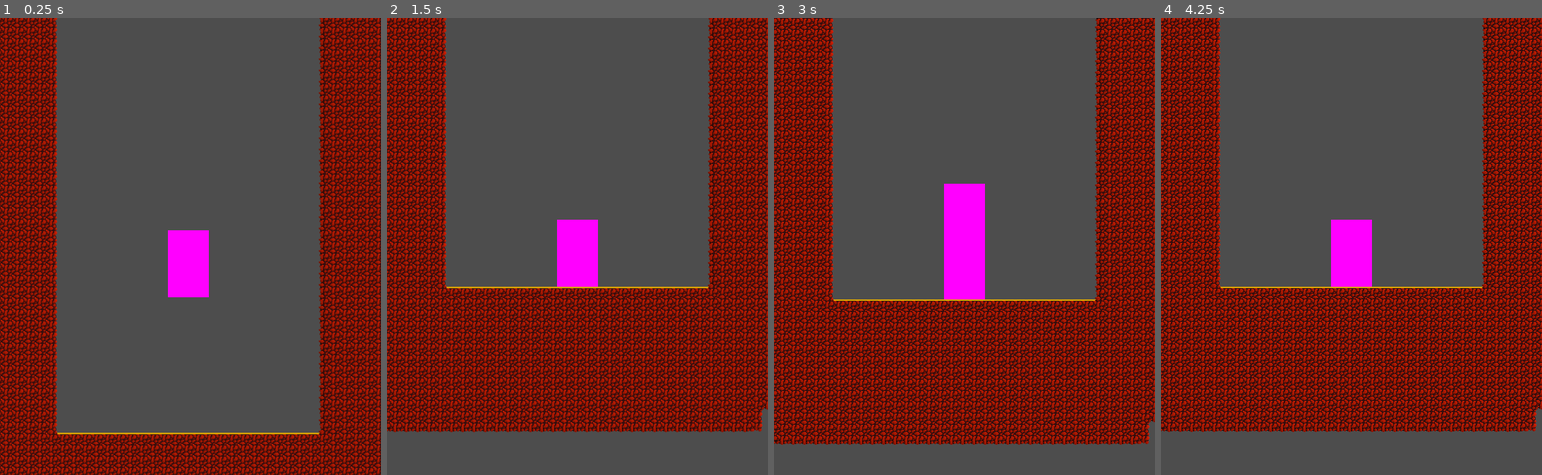
Above: before the commit, frames 1-4 (left to right).
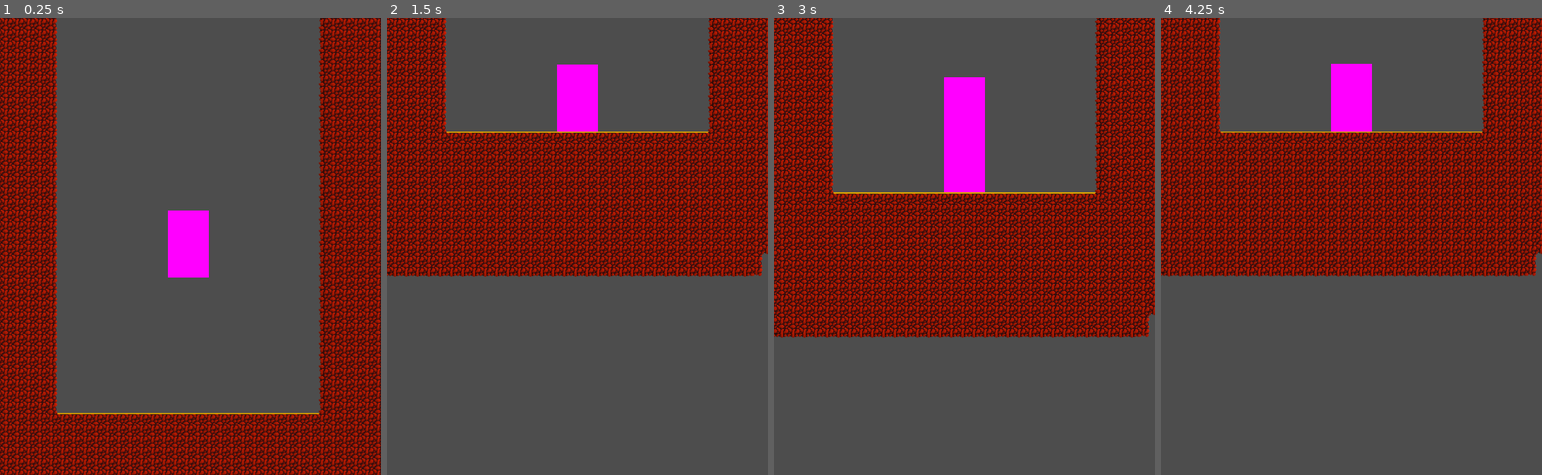
Above: after the commit, the same moments.

Repository: esoccoli/devcade-giga-game
Game: Godot game, scene res://scenes/main.tscn
Same seed, same stepped clock (60 frames per second), same inputs: the game is played once before the commit and once after it.
Inputs:
- Up to frame 1 (0.25 s): no input
- Up to frame 2 (1.5 s): no input
- Up to frame 3 (3 s): tap Enter at 2 s; tap Space at 2.75 s
- Up to frame 4 (4.25 s): no input

The runs differ from the first frame. In frame 1, 31% of the frame differs, in the area x 0-100%, y 0-100%; in frame 2, 68%; in frame 3, 59%; in frame 4, 69%, in the area x 0-100%, y 0-91%.

Commit message:
got level loading to work

Diff:
--- /dev/null
+++ b/world-of-wallhoppers/assets/scripts/StartScreen/level_select.gd
@@ -0,0 +1,117 @@
+extends Control
+
+@export var levels: Array[SceneDesriptors]
+
+@onready var grid_container: GridContainer = $"CenterContainer/GridContainer"
+
+
+# Called when the node enters the scene tree for the first time.
+func _ready() -> void:
+	for level in levels:
+		var new_button := TextureButton.new()
+
+		new_button.name = level.name;
+
+		var normal_texture:   Image = level.texture.get_image()
+		var pressed_texture:  Image = level.texture.get_image()
+		var hover_texture:    Image = level.texture.get_image()
+		var disabled_texture: Image = level.texture.get_image()
+		var focused_texture:  Image = level.texture.get_image()
+
+		darken_image(pressed_texture, 0.6)
+
+		darken_image(hover_texture, 0.3)
+
+		darken_image(disabled_texture, 1)
+
+		var edge_color: Color;
+		edge_color.r = 0.8;
+		edge_color.g = 0.8;
+		edge_color.b = 0.8;
+		edge_color.a = 1.0;
+
+		add_edge(focused_texture, edge_color, 1)
+
+		new_button.texture_normal   = ImageTexture.create_from_image(normal_texture)
+		new_button.texture_pressed  = ImageTexture.create_from_image(pressed_texture)
+		new_button.texture_hover    = ImageTexture.create_from_image(hover_texture)
+		new_button.texture_disabled = ImageTexture.create_from_image(disabled_texture)
+		new_button.texture_focused  = ImageTexture.create_from_image(focused_texture)
+
+		var function = load_level.bind(level)
+		new_button.pressed.connect(function)
+
+		grid_container.add_child(new_button)
+
+func load_level(level: SceneDesriptors) -> void:
+	print("loading level: " + level.name)
+	get_tree().change_scene_to_packed(level.scene)
+
+
+func add_edge(image: Image, color: Color, border_width: int):
+	var width: int = image.get_width()
+	var height: int = image.get_height()
+
+	for x in range(width):
+		for y in range(height):
+			if x < border_width or y < border_width or x > width - border_width or y == height - border_width:
+				image.set_pixel(x, y, color)
+
+
+func change_alpha(image: Image, new_alpha: float):
+	if new_alpha < 0:
+		new_alpha = 0
+	if new_alpha > 1:
+		new_alpha = 1
+
+	var width: int = image.get_width()
+	var height: int = image.get_height()
+
+	for x in range(width):
+		for y in range(height):
+			if x == 0 or y == 0 or x == width - 1 or y == height - 1:
+				var color = image.get_pixel(x, y)
+				color.a = new_alpha
+				image.set_pixel(x, y, color)
+
+
+func darken_image(image: Image, amt: float):
+	if amt < 0:
+		return
+
+	var width: int = image.get_width()
+	var height: int = image.get_height()
+
+	for x in range(width):
+		for y in range(height):
+			var color := image.get_pixel(x, y)
+			color.r -= amt
+			color.g -= amt
+			color.b -= amt
+
+			if color.r <= 0.0: color.r = 0.0
+			if color.g <= 0.0: color.g = 0.0
+			if color.b <= 0.0: color.b = 0.0
+
+			image.set_pixel(x, y, color)
+
+
+func brighten_image(image: Image, amt: float):
+	if amt < 0:
+		return
+
+	var width: int = image.get_width()
+	var height: int = image.get_height()
+
+	for x in range(width):
+		for y in range(height):
+			var color := image.get_pixel(x, y)
+			color.r += amt
+			color.g += amt
+			color.b += amt
+
+			if color.r >= 1.0: color.r = 1.0
+			if color.g >= 1.0: color.g = 1.0
+			if color.b >= 1.0: color.b = 1.0
+
+			image.set_pixel(x, y, color)
--- /dev/null
+++ b/world-of-wallhoppers/assets/scripts/StartScreen/scene_descriptors.gd
@@ -0,0 +1,6 @@
+class_name SceneDesriptors
+extends Resource
+
+@export var scene: PackedScene
+@export var name: String
+@export var texture: Texture2D
--- /dev/null
+++ b/world-of-wallhoppers/assets/scripts/StartScreen/start_screen.gd
@@ -0,0 +1,23 @@
+extends Control
+
+@export var level_select_button: Button
+@export var quit_button: Button
+@export var settings_button: Button
+
+@export var tutorial_button: Button
+
+var level_select_scene = preload("res://scenes/level_select.tscn")
+
+# Called when the node enters the scene tree for the first time.
+func _ready() -> void:
+	level_select_button.pressed.connect(load_level_select_scene)
+
+	quit_button.pressed.connect(quit)
+	pass # Replace with function body.
+
+func load_level_select_scene():
+	get_tree().change_scene_to_packed(level_select_scene)
+
+func quit():
+	get_tree().root.propagate_notification(NOTIFICATION_WM_CLOSE_REQUEST)
+	get_tree().quit()
--- /dev/null
+++ b/world-of-wallhoppers/scenes/level_select.tscn
@@ -0,0 +1,36 @@
+[gd_scene load_steps=6 format=3 uid="uid://7ak0hwl1gx7s"]
+
+[ext_resource type="Script" path="res://assets/scripts/StartScreen/level_select.gd" id="1_g6yon"]
+[ext_resource type="PackedScene" uid="uid://byc3ni7sdfw6m" path="res://scenes/main.tscn" id="2_2e3e6"]
+[ext_resource type="Script" path="res://assets/scripts/StartScreen/scene_descriptors.gd" id="2_b5e1q"]
+[ext_resource type="Texture2D" uid="uid://dlhw68isl1ja2" path="res://assets/sprites/temporary_texture.png" id="2_u33tr"]
+
+[sub_resource type="Resource" id="Resource_1h458"]
+script = ExtResource("2_b5e1q")
+scene = ExtResource("2_2e3e6")
+name = "Level 1"
+texture = ExtResource("2_u33tr")
+
+[node name="Control" type="Control"]
+layout_mode = 3
+anchors_preset = 15
+anchor_right = 1.0
+anchor_bottom = 1.0
+grow_horizontal = 2
+grow_vertical = 2
+size_flags_horizontal = 3
+size_flags_vertical = 3
+script = ExtResource("1_g6yon")
+levels = Array[ExtResource("2_b5e1q")]([SubResource("Resource_1h458")])
+
+[node name="CenterContainer" type="CenterContainer" parent="."]
+layout_mode = 1
+anchors_preset = 15
+anchor_right = 1.0
+anchor_bottom = 1.0
+grow_horizontal = 2
+grow_vertical = 2
+
+[node name="GridContainer" type="GridContainer" parent="CenterContainer"]
+layout_mode = 2
+columns = 3
--- a/world-of-wallhoppers/scenes/main.tscn
+++ b/world-of-wallhoppers/scenes/main.tscn
@@ -166,11 +166,6 @@
 tile_map_data = PackedByteArray("AAAdABYAAAAAAAEAAAAdABQAAAAAAAEAAAAdABUAAAAAAAEAAAAdABMAAAAAAAEAAAAdABIAAAAAAAEAAAAdAB …(26944 unchanged characters)…
 tile_set = SubResource("TileSet_yej4m")
 
-[node name="Camera2D" type="Camera2D" parent="." node_paths=PackedStringArray("object")]
-position = Vector2(5, -4)
-script = ExtResource("4_7gskp")
-object = NodePath("../Player1Body")
-
 [node name="Player1Body" type="CharacterBody2D" parent="."]
 collision_layer = 4
 script = ExtResource("1_ethrm")
@@ -196,6 +191,11 @@
 [node name="CollisionShape2D" type="CollisionShape2D" parent="Player1Body/Player1Hitbox"]
 shape = SubResource("RectangleShape2D_6ci1u")
 
+[node name="Player1Camera" type="Camera2D" parent="Player1Body" node_paths=PackedStringArray("object")]
+position = Vector2(5, -4)
+script = ExtResource("4_7gskp")
+object = NodePath("..")
+
 [node name="Player2Body" type="CharacterBody2D" parent="."]
 collision_layer = 2
 script = ExtResource("1_ethrm")
@@ -221,6 +221,11 @@
 [node name="CollisionShape2D" type="CollisionShape2D" parent="Player2Body/Player2Hitbox"]
 shape = SubResource("RectangleShape2D_6ci1u")
 
+[node name="Player2Camera" type="Camera2D" parent="Player2Body" node_paths=PackedStringArray("object")]
+position = Vector2(5, -4)
+script = ExtResource("4_7gskp")
+object = NodePath("../../Player1Body")
+
 [node name="Goal1" type="Area2D" parent="."]
 position = Vector2(-29, -495)
 collision_layer = 4294967295
--- /dev/null
+++ b/world-of-wallhoppers/scenes/start_screen.tscn
@@ -0,0 +1,47 @@
+[gd_scene load_steps=2 format=3 uid="uid://b2wwcwwsq0ao7"]
+
+[ext_resource type="Script" path="res://assets/scripts/StartScreen/start_screen.gd" id="1_kxo13"]
+
+[node name="Control" type="Control" node_paths=PackedStringArray("level_select_button", "quit_button", "settings_button", "tutorial_button")]
+layout_mode = 3
+anchors_preset = 15
+anchor_right = 1.0
+anchor_bottom = 1.0
+grow_horizontal = 2
+grow_vertical = 2
+scale = Vector2(1, 0.998773)
+script = ExtResource("1_kxo13")
+level_select_button = NodePath("CenterContainer/VBoxContainer/LevelSelectButton")
+quit_button = NodePath("CenterContainer/VBoxContainer/QuitButton")
+settings_button = NodePath("CenterContainer/VBoxContainer/SettingsButton")
+tutorial_button = NodePath("CenterContainer/VBoxContainer/TutorialButton")
+
+[node name="CenterContainer" type="CenterContainer" parent="."]
+layout_mode = 1
+anchors_preset = 13
+anchor_left = 0.5
+anchor_right = 0.5
+anchor_bottom = 1.0
+offset_left = -49.5
+offset_right = 49.5
+grow_horizontal = 2
+grow_vertical = 2
+
+[node name="VBoxContainer" type="VBoxContainer" parent="CenterContainer"]
+layout_mode = 2
+
+[node name="LevelSelectButton" type="Button" parent="CenterContainer/VBoxContainer"]
+layout_mode = 2
+text = "Level Select"
+
+[node name="SettingsButton" type="Button" parent="CenterContainer/VBoxContainer"]
+layout_mode = 2
+text = "Settings (not implmented)"
+
+[node name="TutorialButton" type="Button" parent="CenterContainer/VBoxContainer"]
+layout_mode = 2
+text = "Tutorial (not implmented)"
+
+[node name="QuitButton" type="Button" parent="CenterContainer/VBoxContainer"]
+layout_mode = 2
+text = "Quit"
Binary file added: world-of-wallhoppers/assets/sprites/missing_texture.png
Not shown, added: world-of-wallhoppers/assets/sprites/missing_texture.png.import
Binary file added: world-of-wallhoppers/assets/sprites/temporary_texture.png
Not shown, added: world-of-wallhoppers/assets/sprites/temporary_texture.png.import
